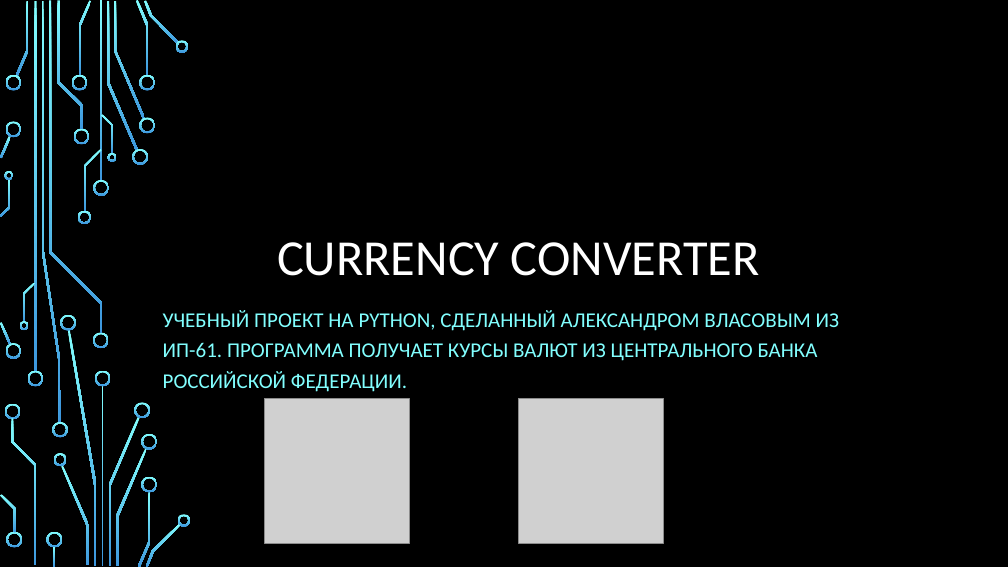
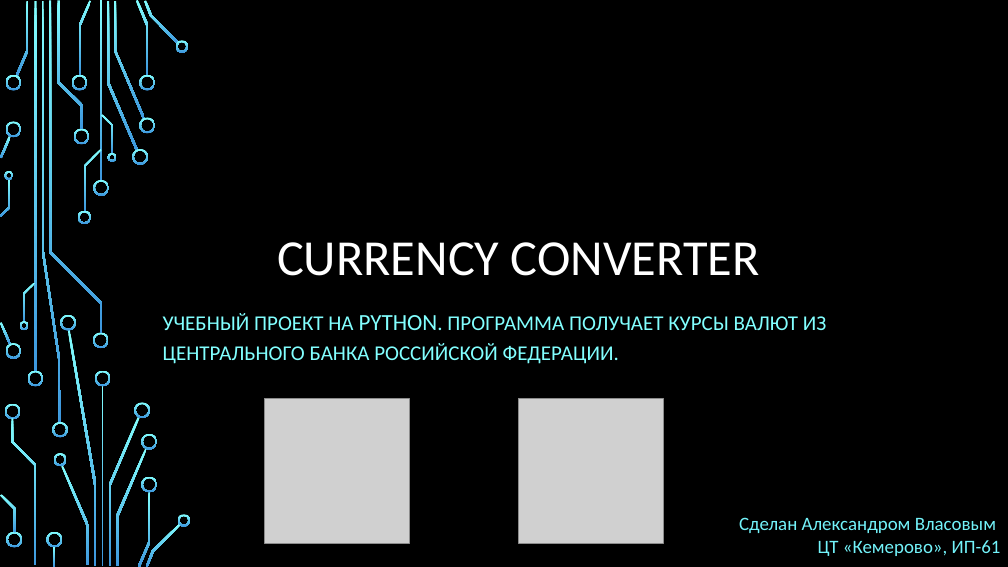
Before and after one commit to BlackPaganYT/Currency_Rates, a slide deck: slide 1 of Конвентатор валют.pptx. Drawn at 1008x567 pixels with LibreOffice and Linux fonts; fonts in the diff are those of the drawing; grey boxes stand for pictures; background and template pictures are left out. Boxes give left, top, right and bottom in pixels: in the first picture for what was removed or moved away, otherwise in the second. Text is boxed around its words. In the diff, an @@ line names an element or a change of style, - is before the commit and + after.

```diff
--- a/Конвентатор валют.pptx
+++ b/Конвентатор валют.pptx
@@ subtitle at [163, 313, 826, 364]: text changed @@
-УЧЕБНЫЙ ПРОЕКТ НА PYTHON, СДЕЛАННЫЙ АЛЕКСАНДРОМ ВЛАСОВЫМ ИЗ ИП-61. ПРОГРАММА ПОЛУЧАЕТ КУРСЫ ВАЛЮТ ИЗ ЦЕНТРАЛЬНОГО БАНКА РОССИЙСКОЙ ФЕДЕРАЦИИ.
+УЧЕБНЫЙ ПРОЕКТ НА PYTHON. ПРОГРАММА ПОЛУЧАЕТ КУРСЫ ВАЛЮТ ИЗ ЦЕНТРАЛЬНОГО БАНКА РОССИЙСКОЙ ФЕДЕРАЦИИ.
@@ text added at [739, 517, 1001, 556], 18 pt, text #73F3FA @@
+Cделан Александром Власовым
+ЦТ «Кемерово», ИП-61
```
Also in this commit, not shown: 6 other slides changed, 1 slide removed.
